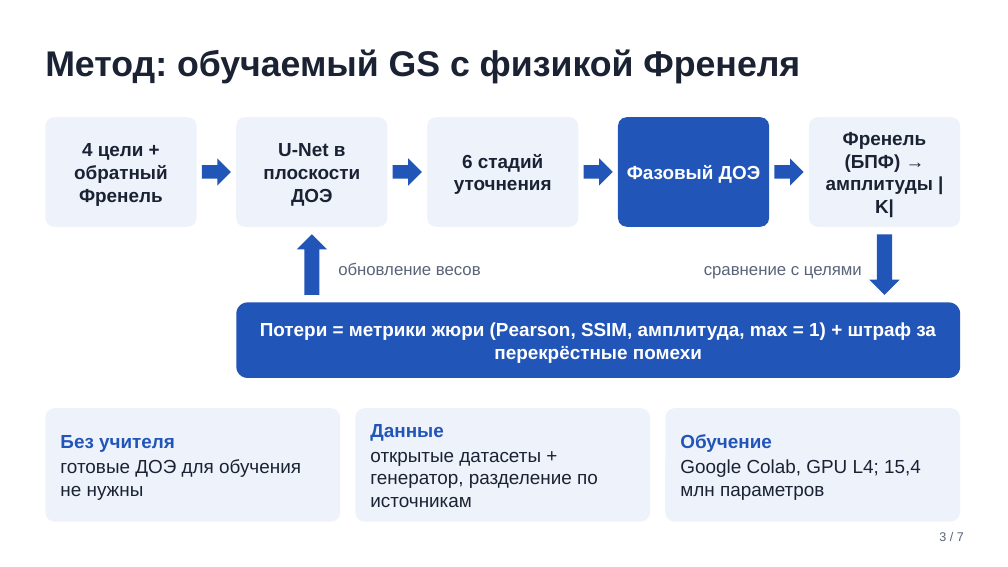
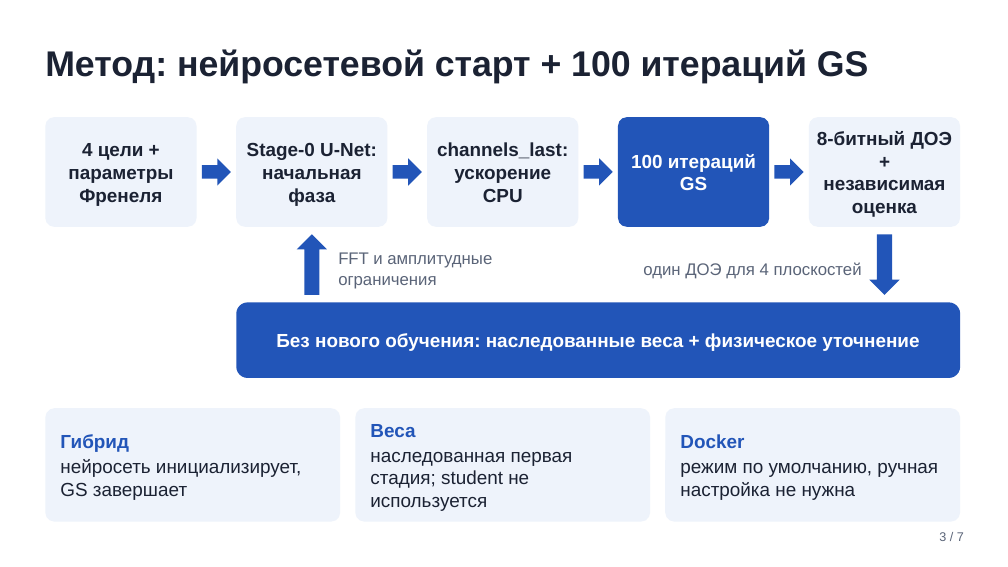
Before and after one commit to Danila331/fotonika-mifi, a slide deck: slide 3 of presentation/presentation.pptx. Drawn at 1008x567 pixels with LibreOffice and Linux fonts; fonts in the diff are those of the drawing. Boxes give left, top, right and bottom in pixels: in the first picture for what was removed or moved away, otherwise in the second. Text is boxed around its words. In the diff, an @@ line names an element or a change of style, - is before the commit and + after.

```diff
--- a/presentation/presentation.pptx
+++ b/presentation/presentation.pptx
@@ text at box(45, 49, 868, 83): text changed @@
-Метод: обучаемый GS с физикой Френеля
+Метод: нейросетевой старт + 100 итераций GS
@@ text at box(68, 143, 173, 206): text changed @@
-4 цели + обратный Френель
+4 цели + параметры Френеля
@@ text at box(247, 143, 377, 206): text changed @@
-U-Net в плоскости ДОЭ
+Stage-0 U-Net: начальная фаза
@@ text at box(437, 142, 568, 202): text changed @@
-6 стадий уточнения
+channels_last: ускорение CPU
@@ text at box(817, 131, 953, 217): text changed @@
-Френель (БПФ) → амплитуды |K|
+8-битный ДОЭ + независимая оценка
@@ text at box(631, 154, 756, 190): text changed @@
-Фазовый ДОЭ
+100 итераций GS
@@ text at box(338, 252, 492, 289): text changed @@
-обновление весов
+FFT и амплитудные ограничения
@@ text at box(643, 262, 862, 279): text changed @@
-сравнение с целями
+один ДОЭ для 4 плоскостей
@@ text at box(276, 333, 919, 351): text changed @@
-Потери = метрики жюри (Pearson, SSIM, амплитуда, max = 1) + штраф за перекрёстные помехи
+Без нового обучения: наследованные веса + физическое уточнение
@@ text at box(60, 434, 301, 500): text changed @@
-Без учителя
-готовые ДОЭ для обучения не нужны
+Гибрид
+нейросеть инициализирует, GS завершает
@@ text at box(370, 424, 573, 511): text changed @@
-Данные
-открытые датасеты + генератор, разделение по источникам
+Веса
+наследованная первая стадия; student не используется
@@ text at box(680, 434, 938, 500): text changed @@
-Обучение
-Google Colab, GPU L4; 15,4 млн параметров
+Docker
+режим по умолчанию, ручная настройка не нужна
```
Also in this commit, not shown: 5 other slides changed, 1 slide added, 1 slide removed, 52 other files.
